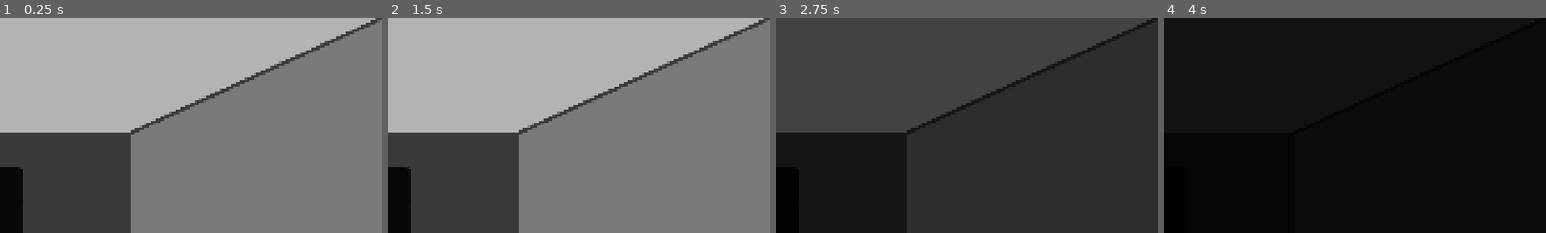
Above: before the commit, frames 1-4 (left to right).
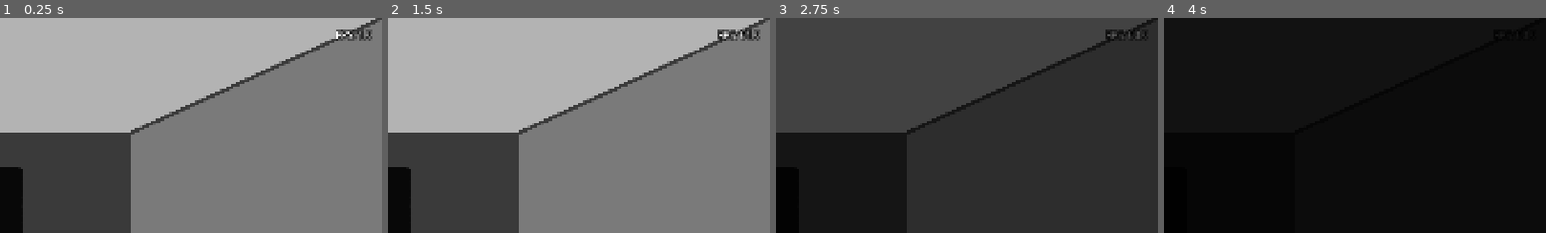
Above: after the commit, the same moments.

Repository: AEther-Frisko/point-n-click-game
Game: Godot game, scene res://shared/scenes/main.tscn
The game is run twice, just before and just after one commit, with the same random seed, the same clock (stepped at 60 frames per second) and the same inputs.
Inputs (mouse positions are % of the whole screen's width and height, from its top left):
- Up to frame 1 (0.25 s): no input
- Up to frame 2 (1.5 s): tap Enter at 0.5 s; move the mouse to (15, 81) at 0.52 s; press the mouse at (15, 81) at 0.53 s; tap Space at 1.25 s; move the mouse to (17, 65) at 1.27 s; release the mouse at (17, 65) at 1.28 s; click (17, 65) at 1.35 s
- Up to frame 3 (2.75 s): tap Enter at 2 s; move the mouse to (49, 48) at 2.02 s; press the mouse at (49, 48) at 2.03 s
- Up to frame 4 (4 s): move the mouse to (70, 72) at 2.77 s; release the mouse at (70, 72) at 2.78 s; click (70, 72) at 2.85 s; tap Space at 3.5 s; move the mouse to (49, 48) at 3.52 s; press the mouse at (49, 48) at 3.53 s
The pictures show only the part of the screen within x 50-100%, y 0-50%; the shares and areas given below are measured in that part.

The runs differ from the first frame. In frame 1, 0.3% of the frame differs, in the area x 88-98%, y 5-11%; in frame 2, 0.4%, in the area x 86-98%, y 5-11%; in frame 3, 0.2%; in frame 4, less than 0.1%.

Commit message:
added FPS counter

Diff:
--- a/shared/scenes/main.tscn
+++ b/shared/scenes/main.tscn
@@ -40,6 +40,14 @@
 theme_override_constants/outline_size = 20
 theme_override_font_sizes/font_size = 50
 
+[node name="FpsDisplay" type="Label" parent="GUI/MarginContainer" unique_id=1361592313]
+unique_name_in_owner = true
+layout_mode = 2
+size_flags_horizontal = 8
+size_flags_vertical = 0
+theme_override_constants/outline_size = 10
+theme_override_font_sizes/font_size = 25
+
 [node name="ScreenFade" type="ColorRect" parent="GUI" unique_id=1620118203]
 modulate = Color(1, 1, 1, 0)
 layout_mode = 1
--- a/systems/ui/gui.gd
+++ b/systems/ui/gui.gd
@@ -2,6 +2,7 @@
 
 @onready var text_display: Label = %TextDisplay
 @onready var screen_fade: ColorRect = $ScreenFade
+@onready var fps_display: Label = %FpsDisplay
 
 var fade_timer: Timer
 
@@ -17,6 +18,9 @@
 	fade_timer = Timer.new()
 	fade_timer.name = "FadeTimer"
 	add_child(fade_timer)
+
+func _process(_delta: float) -> void:
+	fps_display.text = "FPS: " + str(Engine.get_frames_per_second())
 
 ## Uses the modulate property on a [CanvasItem] to tween between its current colour
 ## and the specified [param fade_color] (i.e. [constant Color.TRANSPARENT] makes the node fade out
